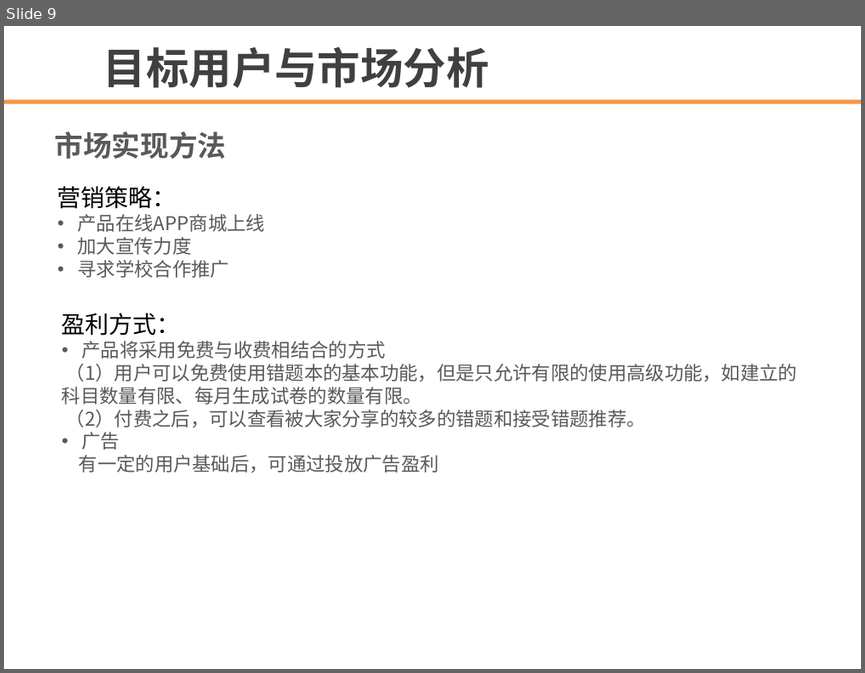
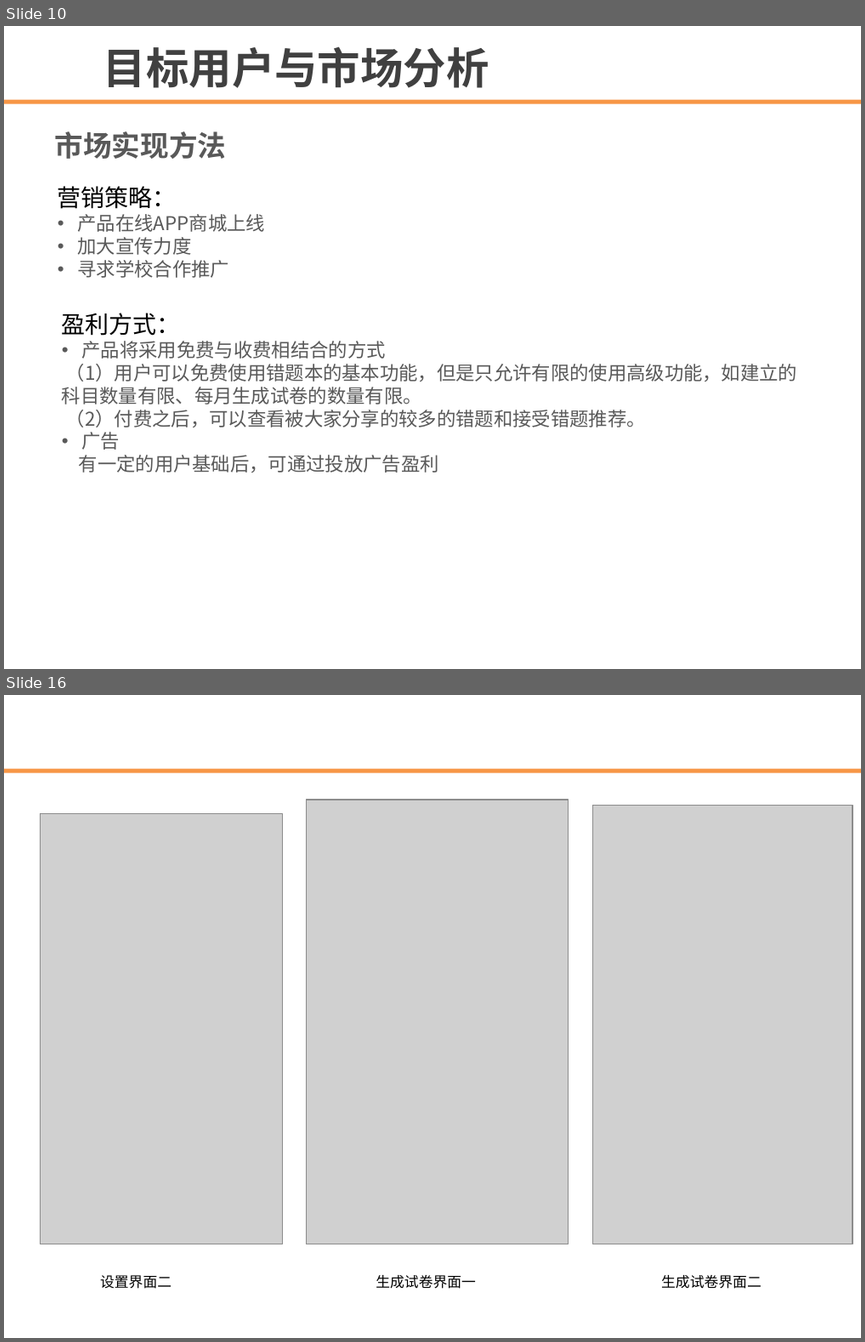
Before and after one commit to biscuit-team/CorrectNote, a slide deck: document/template.ppt. Shown one above the other, each under a label of ours: slide 9 before the commit, slides 10 and 16 after it; the slides between them are not shown. The pictures are 865x673 and 865x1342 pixels, drawn with LibreOffice and Linux fonts; fonts in the diff are those of the drawing; grey boxes stand for pictures; background and template pictures are left out. Boxes give left, top, right and bottom in pixels: in the first picture for what was removed or moved away, otherwise in the second. Text is boxed around its words. In the diff, an @@ line names an element or a change of style, - is before the commit and + after.

```diff
--- a/document/template.ppt
+++ b/document/template.ppt
@@ slide 16 added at box(4, 695, 861, 1338), background #FFFFFF; not listed: 1 template element that a slide beside it also shows @@
@@ picture added at box(40, 814, 283, 1244) @@
@@ picture added at box(306, 800, 568, 1244) @@
@@ picture added at box(592, 805, 852, 1244) @@
@@ text added at box(100, 1275, 171, 1288), 12 pt, text #000000 @@
+设置界面二
@@ text added at box(375, 1275, 476, 1288), 12 pt, text #000000 @@
+生成试卷界面一
@@ text added at box(661, 1275, 761, 1288), 12 pt, text #000000 @@
+生成试卷界面二
@@ what was slide 9 is now slide 10 @@
```
Also in this commit, not shown: 2 slides changed, 6 other slides added, 14 other files.
